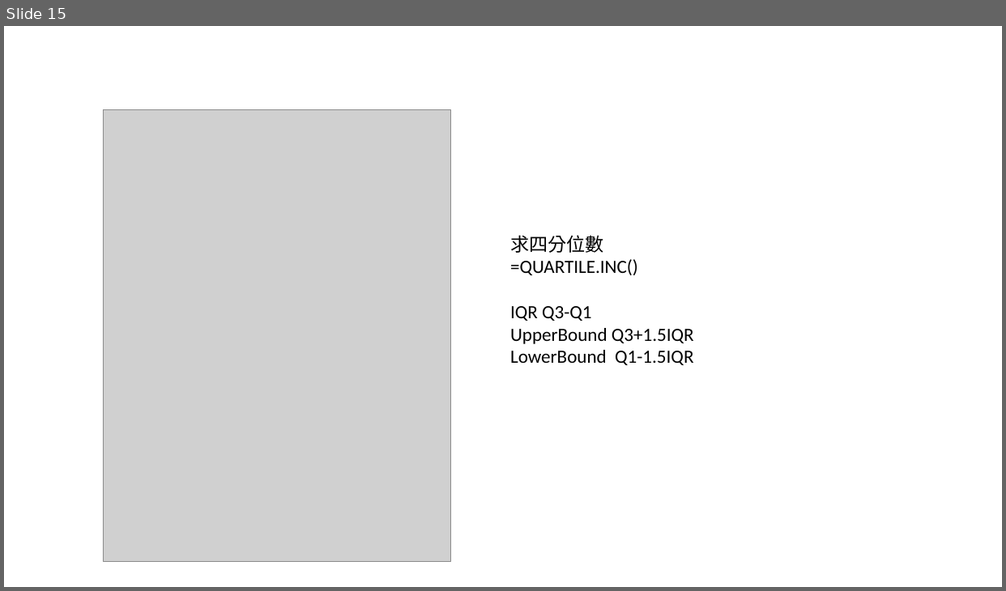
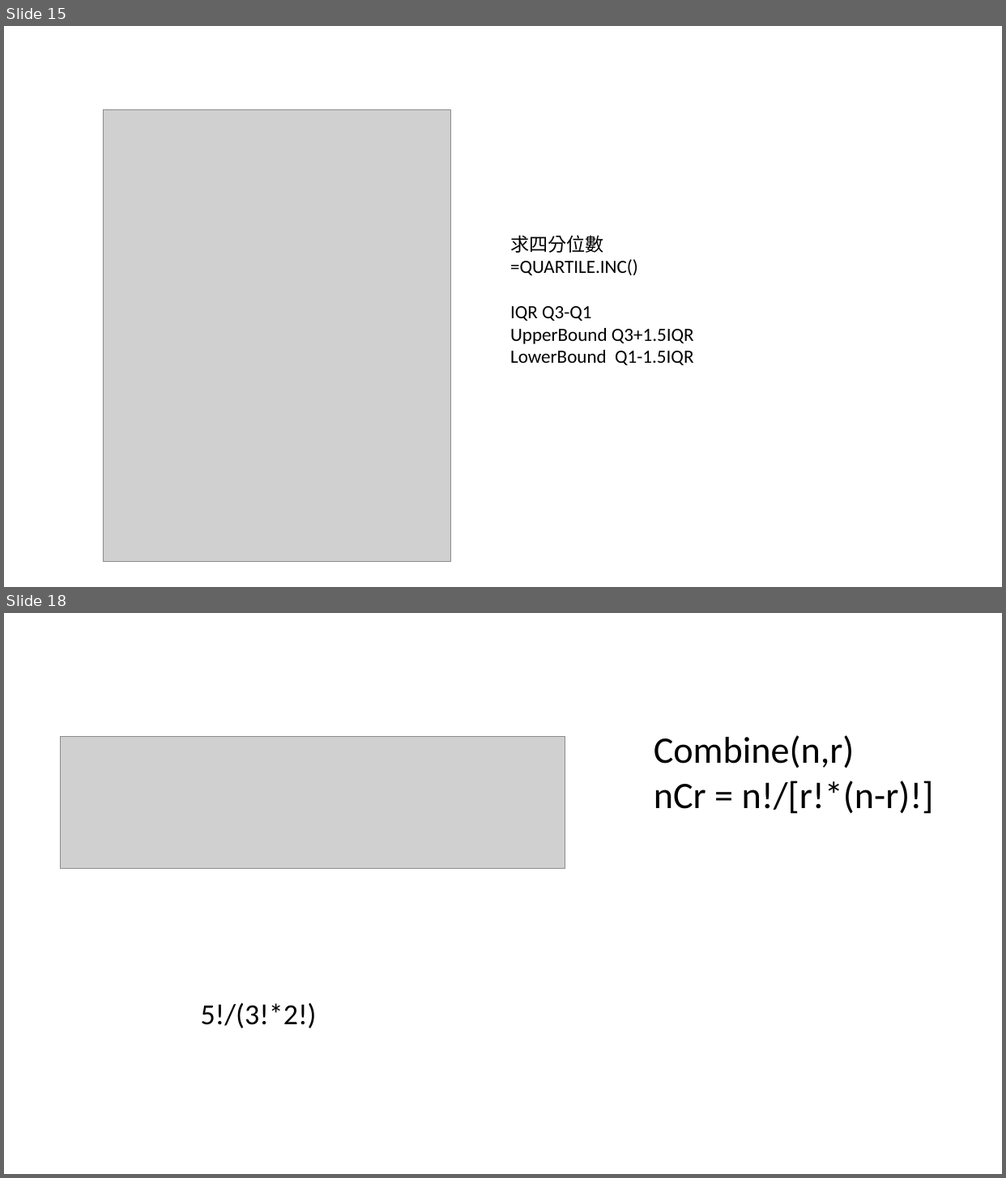
Before and after one commit to Sheng-wayne/Static-1, a slide deck: EXCEL0929.pptx. Shown one above the other, each under a label of ours: slide 15 before the commit, slides 15 and 18 after it; the slides between them are not shown. The pictures are 1006x591 and 1006x1178 pixels, drawn with LibreOffice and Linux fonts; fonts in the diff are those of the drawing; grey boxes stand for pictures. Boxes give left, top, right and bottom in pixels: in the first picture for what was removed or moved away, otherwise in the second. Text is boxed around its words. In the diff, an @@ line names an element or a change of style, - is before the commit and + after.

```diff
--- a/EXCEL0929.pptx
+++ b/EXCEL0929.pptx
@@ slide 18 added at [4,613,1002,1174], background #FFFFFF @@
@@ picture added at [60,736,565,869] @@
@@ text added at [654,735,934,814], 36 pt, text #000000 @@
+Combine(n,r)
+nCr = n!/[r!*(n-r)!]
@@ text added at [201,1003,317,1029], 28 pt, text #000000 @@
+5!/(3!*2!)
```
Also in this commit, not shown: 4 other slides added.
